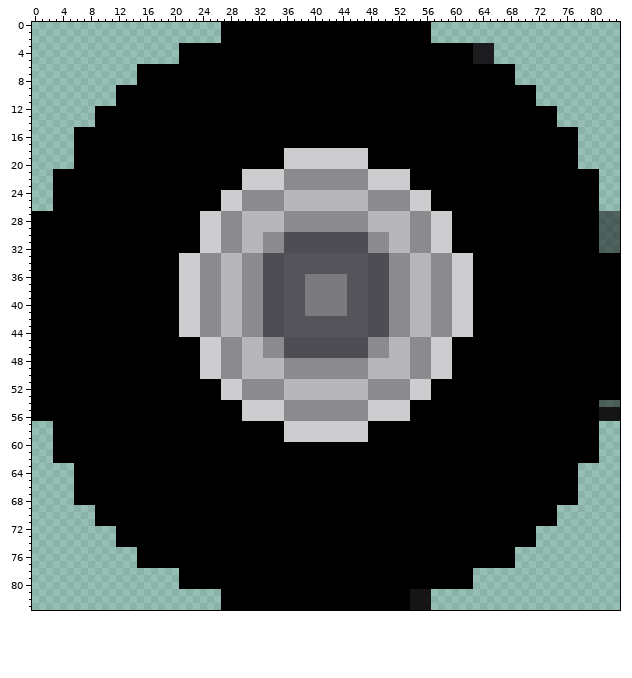
Sprite sheet -- src/resources/images/vehicles/monster_truck_wheel.png. Above, as it was before the edit.
The file is 84x84 pixels.
New version:
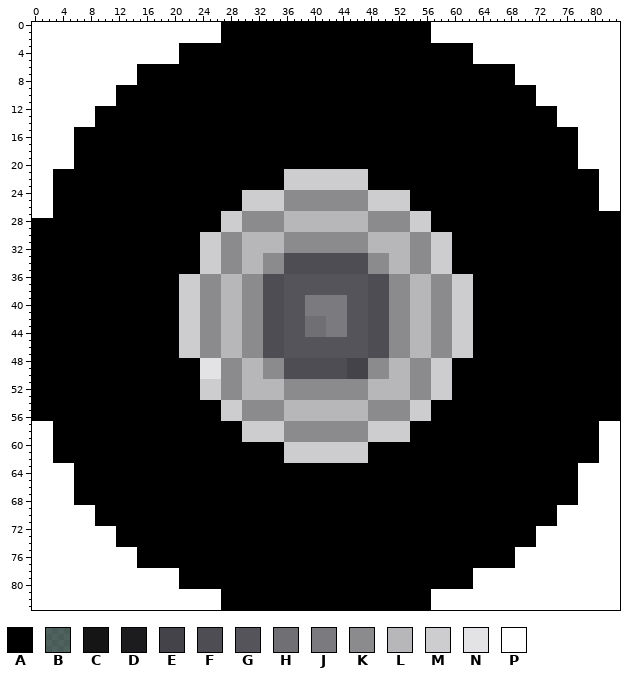
Palette (. is transparent): A #000000  B #1515158b  C #151515  D #1c1c1e  E #444349  F #4e4d53  G #55545a  H #706f73  J #7b7a7f  K #8b8b8d  L #b7b7b9  M #cdcdcf  N #e3e3e5  P #ffffff
From the commit log: Correct Monster Truck wheel sprite -- needs corners clipped
From old to new:
Changed rows in their new state; - is an unchanged pixel.
first column x 0:
 0 PPPPPPPPPPPPPPPPPPPPPPPPPPP------------------------------PPPPPPPPPPPPPPPPPPPPPPPPPPP
 1 PPPPPPPPPPPPPPPPPPPPPPPPPPP------------------------------PPPPPPPPPPPPPPPPPPPPPPPPPPP
 2 PPPPPPPPPPPPPPPPPPPPPPPPPPP------------------------------PPPPPPPPPPPPPPPPPPPPPPPPPPP
 3 PPPPPPPPPPPPPPPPPPPPP------------------------------------------PPPPPPPPPPPPPPPPPPPPP
 4 PPPPPPPPPPPPPPPPPPPPP------------------------------------------PPPPPPPPPPPPPPPPPPPPP
 5 PPPPPPPPPPPPPPPPPPPPP------------------------------------------PPPPPPPPPPPPPPPPPPPPP
 6 PPPPPPPPPPPPPPP------------------------------------------------------PPPPPPPPPPPPPPP
 7 PPPPPPPPPPPPPPP------------------------------------------------------PPPPPPPPPPPPPPP
 8 PPPPPPPPPPPPPPP------------------------------------------------------PPPPPPPPPPPPPPP
 9 PPPPPPPPPPPP------------------------------------------------------------PPPPPPPPPPPP
10 PPPPPPPPPPPP------------------------------------------------------------PPPPPPPPPPPP
11 PPPPPPPPPPPP------------------------------------------------------------PPPPPPPPPPPP
12 PPPPPPPPP------------------------------------------------------------------PPPPPPPPP
13 PPPPPPPPP------------------------------------------------------------------PPPPPPPPP
14 PPPPPPPPP------------------------------------------------------------------PPPPPPPPP
15 PPPPPP------------------------------------------------------------------------PPPPPP
16 PPPPPP------------------------------------------------------------------------PPPPPP
17 PPPPPP------------------------------------------------------------------------PPPPPP
18 PPPPPP------------------------------AAAAAAAAAAAA------------------------------PPPPPP
19 PPPPPP------------------------------AAAAAAAAAAAA------------------------------PPPPPP
20 PPPPPP------------------------------AAAAAAAAAAAA------------------------------PPPPPP
21 PPP---------------------------AAAAAAMMMMMMMMMMMMAAAAAA---------------------------PPP
22 PPP---------------------------AAAAAAMMMMMMMMMMMMAAAAAA---------------------------PPP
23 PPP---------------------------AAAAAAMMMMMMMMMMMMAAAAAA---------------------------PPP
24 PPP------------------------AAAMMMMMMKKKKKKKKKKKKMMMMMMAAA------------------------PPP
25 PPP------------------------AAAMMMMMMKKKKKKKKKKKKMMMMMMAAA------------------------PPP
26 PPP------------------------AAAMMMMMMKKKKKKKKKKKKMMMMMMAAA------------------------PPP
27 PPP---------------------AAAMMMKKKKKKLLLLLLLLLLLLKKKKKKMMMAAA---------------------AAA
28 ------------------------AAAMMMKKKKKKLLLLLLLLLLLLKKKKKKMMMAAA---------------------AAA
29 ------------------------AAAMMMKKKKKKLLLLLLLLLLLLKKKKKKMMMAAA---------------------AAA
30 ---------------------------------LLLKKKKKKKKKKKKLLL------------------------------AAA
31 ---------------------------------LLLKKKKKKKKKKKKLLL------------------------------AAA
32 ---------------------------------LLLKKKKKKKKKKKKLLL------------------------------AAA
33 ---------------------AAAMMMKKKLLLKKKFFFFFFFFFFFFKKKLLLKKKMMMAAA---------------------
34 ---------------------AAAMMMKKKLLLKKKFFFFFFFFFFFFKKKLLLKKKMMMAAA---------------------
35 ---------------------AAAMMMKKKLLLKKKFFFFFFFFFFFFKKKLLLKKKMMMAAA---------------------
36 ---------------------------------------GGGGGG---------------------------------------
37 ---------------------------------------GGGGGG---------------------------------------
38 ---------------------------------------GGGGGG---------------------------------------
first column x 0:
42 ---------------------------------------HHHJJJ---------------------------------------
43 ---------------------------------------HHHJJJ---------------------------------------
44 ---------------------------------------HHHJJJ---------------------------------------
45 ---------------------MMMKKKLLLKKKFFFGGGGGGGGGGGGFFFKKKLLLKKKMMM---------------------
46 ---------------------MMMKKKLLLKKKFFFGGGGGGGGGGGGFFFKKKLLLKKKMMM---------------------
47 ---------------------MMMKKKLLLKKKFFFGGGGGGGGGGGGFFFKKKLLLKKKMMM---------------------
48 ------------------------NNN------KKKFFFFFFFFFEEEKKK---------------------------------
49 ------------------------NNN------KKKFFFFFFFFFEEEKKK---------------------------------
50 ------------------------NNN------KKKFFFFFFFFFEEEKKK---------------------------------
51 ------------------------MMMKKKLLLLLLKKKKKKKKKKKKLLLLLLKKKMMM------------------------
52 ------------------------MMMKKKLLLLLLKKKKKKKKKKKKLLLLLLKKKMMM------------------------
53 ------------------------MMMKKKLLLLLLKKKKKKKKKKKKLLLLLLKKKMMM------------------------
54 ---------------------------MMMKKKKKKLLLLLLLLLLLLKKKKKKMMM------------------------AAA
55 ---------------------------MMMKKKKKKLLLLLLLLLLLLKKKKKKMMM------------------------AAA
56 ---------------------------MMMKKKKKKLLLLLLLLLLLLKKKKKKMMM------------------------AAA
57 PPP---------------------------MMMMMMKKKKKKKKKKKKMMMMMM---------------------------PPP
58 PPP---------------------------MMMMMMKKKKKKKKKKKKMMMMMM---------------------------PPP
59 PPP---------------------------MMMMMMKKKKKKKKKKKKMMMMMM---------------------------PPP
60 PPP---------------------------------MMMMMMMMMMMM---------------------------------PPP
61 PPP---------------------------------MMMMMMMMMMMM---------------------------------PPP
62 PPP---------------------------------MMMMMMMMMMMM---------------------------------PPP
63 PPPPPP------------------------------------------------------------------------PPPPPP
64 PPPPPP------------------------------------------------------------------------PPPPPP
65 PPPPPP------------------------------------------------------------------------PPPPPP
66 PPPPPP------------------------------------------------------------------------PPPPPP
67 PPPPPP------------------------------------------------------------------------PPPPPP
68 PPPPPP------------------------------------------------------------------------PPPPPP
69 PPPPPPPPP------------------------------------------------------------------PPPPPPPPP
70 PPPPPPPPP------------------------------------------------------------------PPPPPPPPP
71 PPPPPPPPP------------------------------------------------------------------PPPPPPPPP
72 PPPPPPPPPPPP------------------------------------------------------------PPPPPPPPPPPP
73 PPPPPPPPPPPP------------------------------------------------------------PPPPPPPPPPPP
74 PPPPPPPPPPPP------------------------------------------------------------PPPPPPPPPPPP
75 PPPPPPPPPPPPPPP------------------------------------------------------PPPPPPPPPPPPPPP
76 PPPPPPPPPPPPPPP------------------------------------------------------PPPPPPPPPPPPPPP
77 PPPPPPPPPPPPPPP------------------------------------------------------PPPPPPPPPPPPPPP
78 PPPPPPPPPPPPPPPPPPPPP------------------------------------------PPPPPPPPPPPPPPPPPPPPP
79 PPPPPPPPPPPPPPPPPPPPP------------------------------------------PPPPPPPPPPPPPPPPPPPPP
80 PPPPPPPPPPPPPPPPPPPPP------------------------------------------PPPPPPPPPPPPPPPPPPPPP
81 PPPPPPPPPPPPPPPPPPPPPPPPPPP---------------------------AAAPPPPPPPPPPPPPPPPPPPPPPPPPPP
82 PPPPPPPPPPPPPPPPPPPPPPPPPPP---------------------------AAAPPPPPPPPPPPPPPPPPPPPPPPPPPP
83 PPPPPPPPPPPPPPPPPPPPPPPPPPP---------------------------AAAPPPPPPPPPPPPPPPPPPPPPPPPPPP
